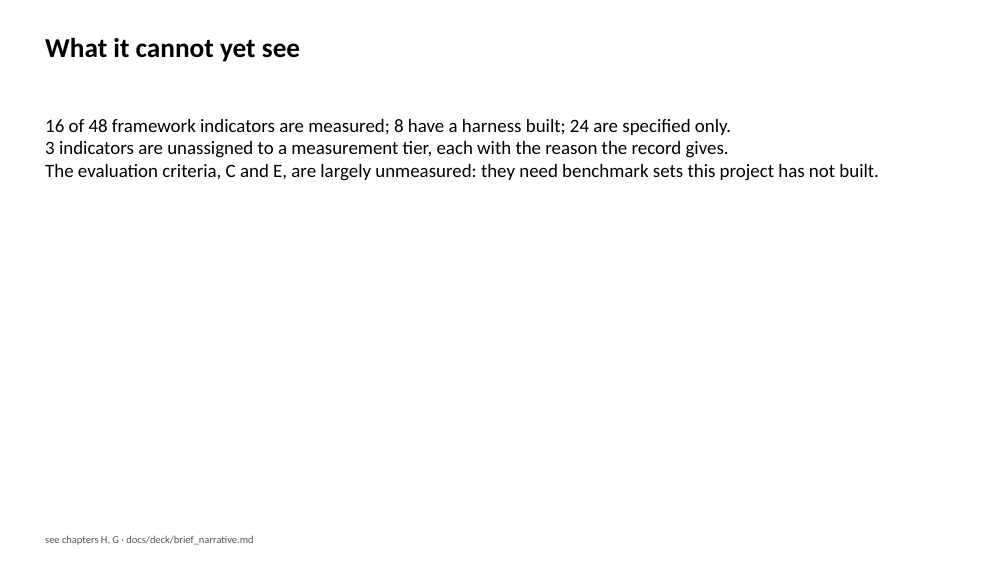
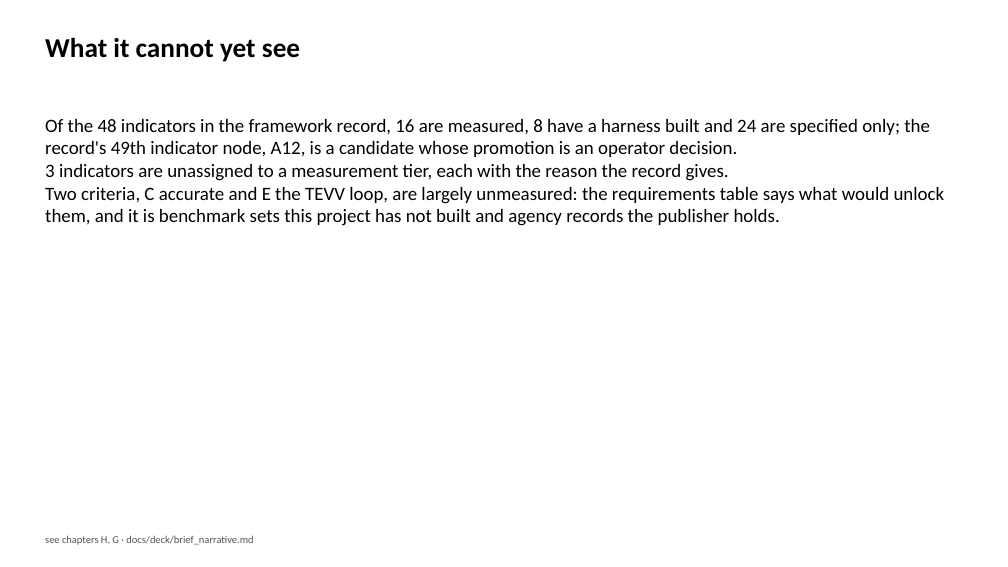
Before and after one commit to brockwebb/ai-readiness-kg, a slide deck: slide 10 of docs/deck/brief_deck.pptx. Drawn at 1008x567 pixels with LibreOffice and Linux fonts; fonts in the diff are those of the drawing. Boxes give left, top, right and bottom in pixels: in the first picture for what was removed or moved away, otherwise in the second. Text is boxed around its words. In the diff, an @@ line names an element or a change of style, - is before the commit and + after.

```diff
--- a/docs/deck/brief_deck.pptx
+++ b/docs/deck/brief_deck.pptx
@@ text at [45,119,930,157]: text changed @@
-16 of 48 framework indicators are measured; 8 have a harness built; 24 are specified only.
+Of the 48 indicators in the framework record, 16 are measured, 8 have a harness built and 24 are specified only; the record's 49th indicator node, A12, is a candidate whose promotion is an operator decision.
@@ text at [45,187,945,226]: text changed @@
-The evaluation criteria, C and E, are largely unmeasured: they need benchmark sets this project has not built.
+Two criteria, C accurate and E the TEVV loop, are largely unmeasured: the requirements table says what would unlock them, and it is benchmark sets this project has not built and agency records the publisher holds.
```
Also in this commit, not shown: 3 other slides changed, 4 other files.
